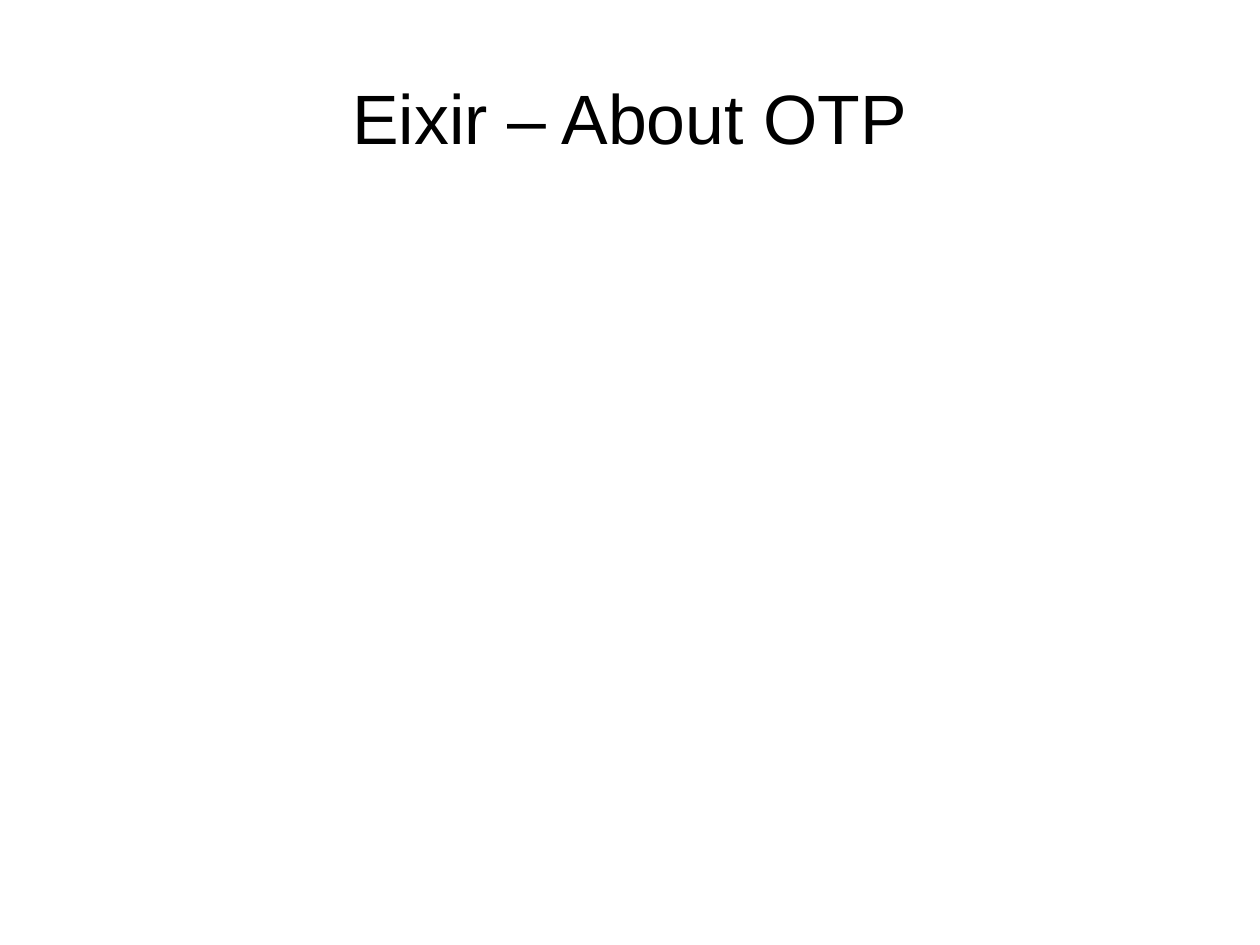
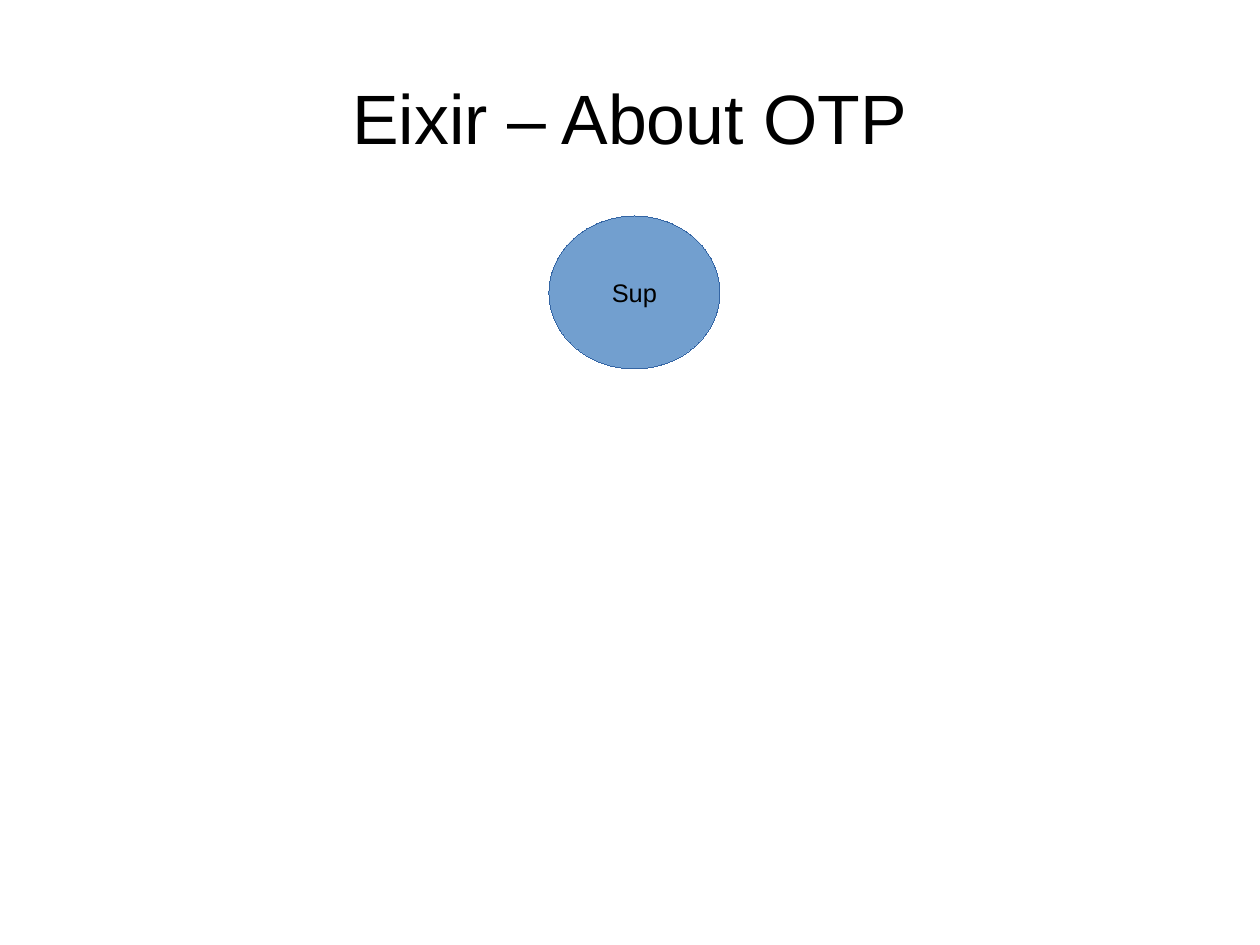
Before and after one commit to ramortegui/talks, a slide deck: slide 8 of elixir-otp-basics.odp (slide 4 before the commit). Drawn at 1260x945 pixels with LibreOffice and Linux fonts; fonts in the diff are those of the drawing. Boxes give left, top, right and bottom in pixels: in the first picture for what was removed or moved away, otherwise in the second. Text is boxed around its words. In the diff, an @@ line names an element or a change of style, - is before the commit and + after.

```diff
--- a/elixir-otp-basics.odp
+++ b/elixir-otp-basics.odp
@@ ellipse added at box(549, 216, 720, 369), fill #729FCF, outline #3465A4 0 pt, 16 pt, text #000000 @@
+Sup
```
Also in this commit, not shown: 5 other slides changed, 18 slides added, 3 slides removed.
